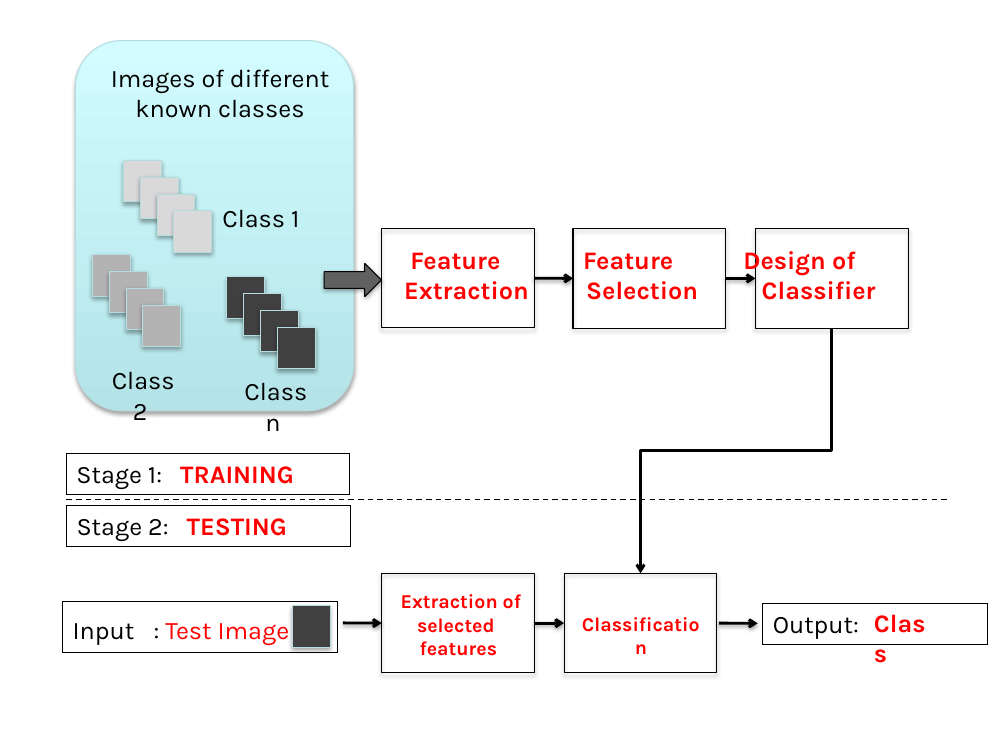
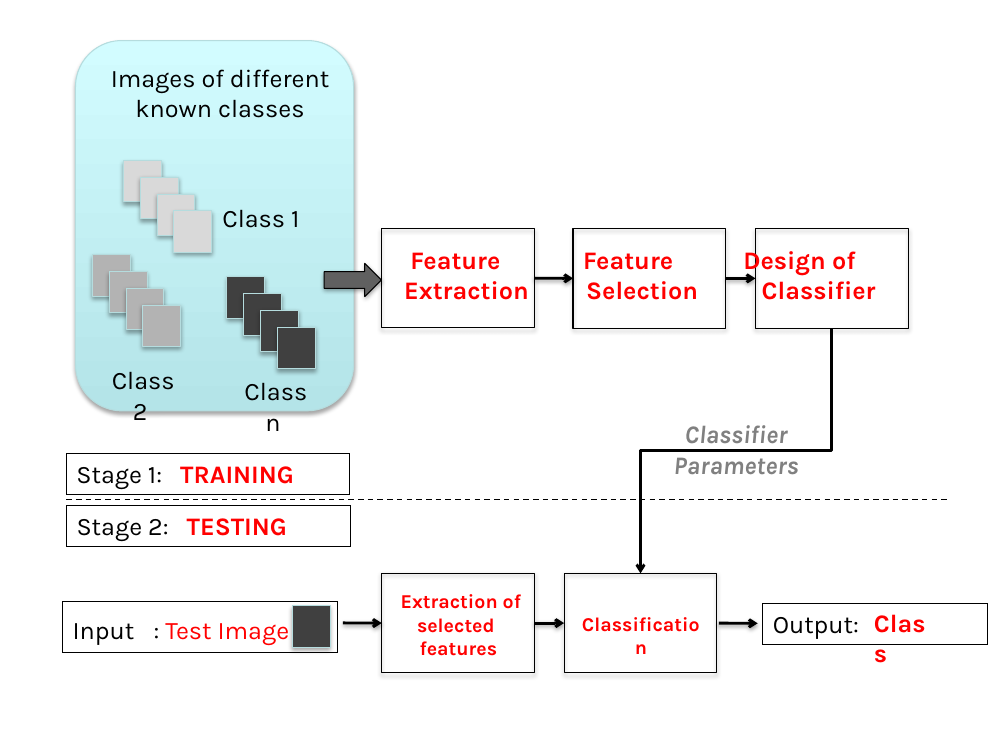
Before and after one commit to domingomery/patrones, a slide deck: slide 7 of clases/Cap01_Introduccion/presentations/PAT01_PR_Methodologia.pptx. Drawn at 1008x756 pixels with LibreOffice and Linux fonts; fonts in the diff are those of the drawing. Boxes give left, top, right and bottom in pixels: in the first picture for what was removed or moved away, otherwise in the second. Text is boxed around its words. In the diff, an @@ line names an element or a change of style, - is before the commit and + after.

```diff
--- a/clases/Cap01_Introduccion/presentations/PAT01_PR_Methodologia.pptx
+++ b/clases/Cap01_Introduccion/presentations/PAT01_PR_Methodologia.pptx
@@ text added at (674,425,799,474), 18 pt, text #808080, bold, italic @@
+Classifier
+Parameters
```
Also in this commit, not shown: 2 other files.
